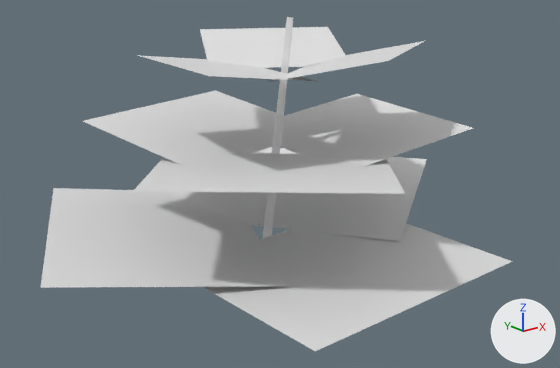
What one commit did to the OBJ model src/main/resources/assets/stonedew/models/block/plants/plant_1_3_0_lod.obj.
Before and after are seen from a 50 mm lens placed at (-0.309, -1.561, 0.588), pointed at (0.521, -0.523, 0.172). Arrows for +X, +Y and +Z are at lower right; the lights stay in place. The first picture is the older version. Materials are left out; every surface is plain grey. Where no turn or scale is listed for an object, it has been applied to the vertices. Vertices at exactly the same position are counted once.

Names of what the first picture shows: 'model'.
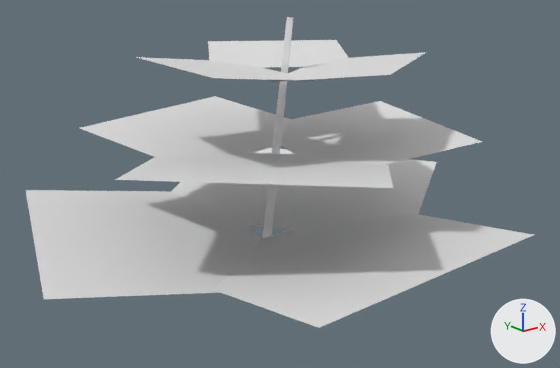
What changed in the scene script:
```text
Change me_model:
    used by ob_model
    verts and faces of me_model; kept vertices keep their numbers, new ones are numbered from 44
    before: 40 (0.423, -0.613, 0.379) at pixel (266, 82), 41 (0.517, -0.78, 0.422) at pixel (388, 60), 42 (0.743, -0.653, 0.422) at pixel (425, 40), 43 (0.649, -0.485, 0.379)
    remove me_model.from_pydata(...)  # 44 vertices, 13 faces; spans x 0.056..0.955, y -0.883..-0.093, z -0.001..0.466
    add me_model.from_pydata(...)  # 44 vertices, 13 faces; spans x 0.038..0.982, y -0.908..-0.072, z -0.001..0.466
    me_model part 1: the loose piece of 4 vertices spanning x 0.3..0.515, y -0.655..-0.383, z 0.379..0.404 is rebuilt with 4 vertices and now spans x 0.302..0.511, y -0.658..-0.389, z 0.379..0.402
    me_model part 2: the loose piece of 4 vertices spanning x 0.425..0.734, y -0.57..-0.289, z 0.379..0.427 is rebuilt with 4 vertices and now spans x 0.431..0.746, y -0.58..-0.284, z 0.379..0.402
    me_model part 3: the loose piece of 4 vertices spanning x 0.278..0.748, y -0.883..-0.518, z 0.075..0.081 is rebuilt with 4 vertices and now spans x 0.26..0.767, y -0.908..-0.518, z 0.081..0.125
    me_model part 4: the loose piece of 4 vertices spanning x 0.056..0.587, y -0.713..-0.126, z 0.081..0.118 is rebuilt with 4 vertices and now spans x 0.038..0.566, y -0.741..-0.133, z 0.081..0.127
    me_model part 5: the loose piece of 4 vertices spanning x 0.388..0.955, y -0.692..-0.093, z 0.081..0.136 is rebuilt with 4 vertices and now spans x 0.384..0.982, y -0.706..-0.072, z 0.081..0.127
    me_model part 6: the loose piece of 4 vertices spanning x 0.173..0.645, y -0.874..-0.413, z 0.234..0.256 is rebuilt with 4 vertices and now spans x 0.159..0.638, y -0.876..-0.399, z 0.234..0.269
    me_model part 7: the loose piece of 4 vertices spanning x 0.261..0.686, y -0.545..-0.186, z 0.234..0.282 is rebuilt with 4 vertices and now spans x 0.258..0.689, y -0.545..-0.179, z 0.234..0.268
    me_model part 8: the loose piece of 4 vertices spanning x 0.505..0.834, y -0.747..-0.345, z 0.234..0.279 is rebuilt with 4 vertices and now spans x 0.478..0.859, y -0.789..-0.35, z 0.234..0.268
    me_model part 9
    add delete_vertices([41, 42, 43])  # with the faces that use them
    add verts[44] = (0.519, -0.782, 0.402)  # pixel (390, 74)
    add verts[45] = (0.744, -0.655, 0.402)  # pixel (426, 52)
    add verts[46] = (0.648, -0.485, 0.379)
    add faces += [(40, 44, 45, 46)]
```

Changed parts and their boxes (x1, y1, x2, y2) in the pictures (560 x 368 px; the box of a moved part takes in the faces that stretch with it):
'model', reshaped (7% wider, 7% shorter): before (41, 17, 513, 351); after (26, 17, 533, 328)
part 1 of me_model, rebuilt (7% shorter): before (137, 55, 316, 81); after (136, 57, 319, 81)
part 2 of me_model, rebuilt (31% shorter): before (200, 27, 346, 68); after (208, 40, 349, 68)
part 3 of me_model, rebuilt (11% shorter): before (204, 223, 513, 351); after (214, 214, 533, 328)
part 4 of me_model, rebuilt: before (41, 188, 287, 288); after (26, 190, 261, 299)
part 5 of me_model, rebuilt: before (172, 147, 427, 241); after (171, 148, 437, 229)
part 6 of me_model, rebuilt (12% shorter): before (133, 154, 405, 194); after (115, 153, 393, 188)
part 7 of me_model, rebuilt: before (83, 91, 284, 164); after (80, 96, 291, 158)
part 8 of me_model, rebuilt (11% shorter): before (281, 94, 473, 166); after (281, 101, 482, 165)
part 9 of me_model, moved or reshaped: before (268, 41, 424, 82); after (269, 52, 426, 82)
